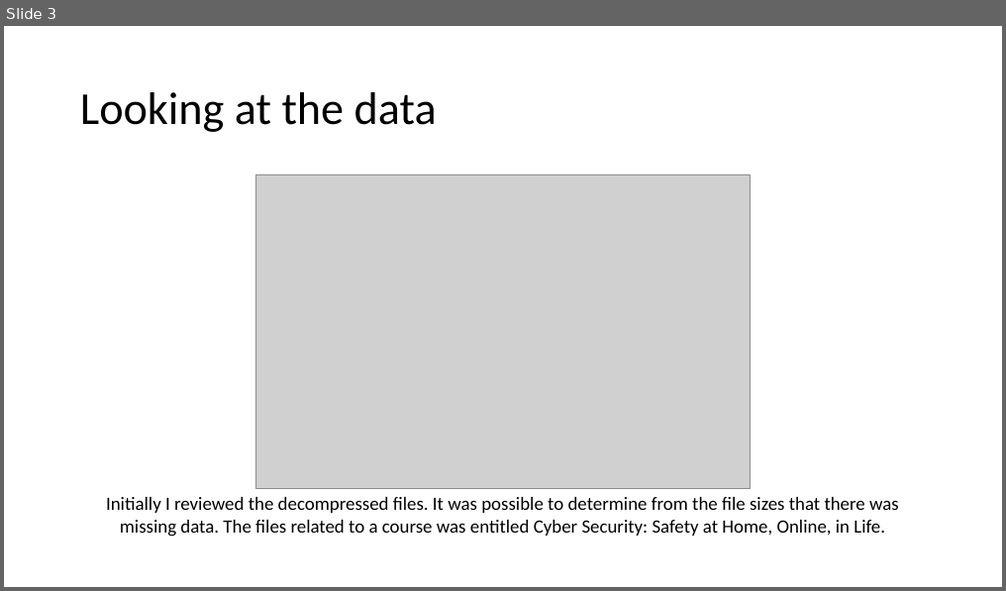
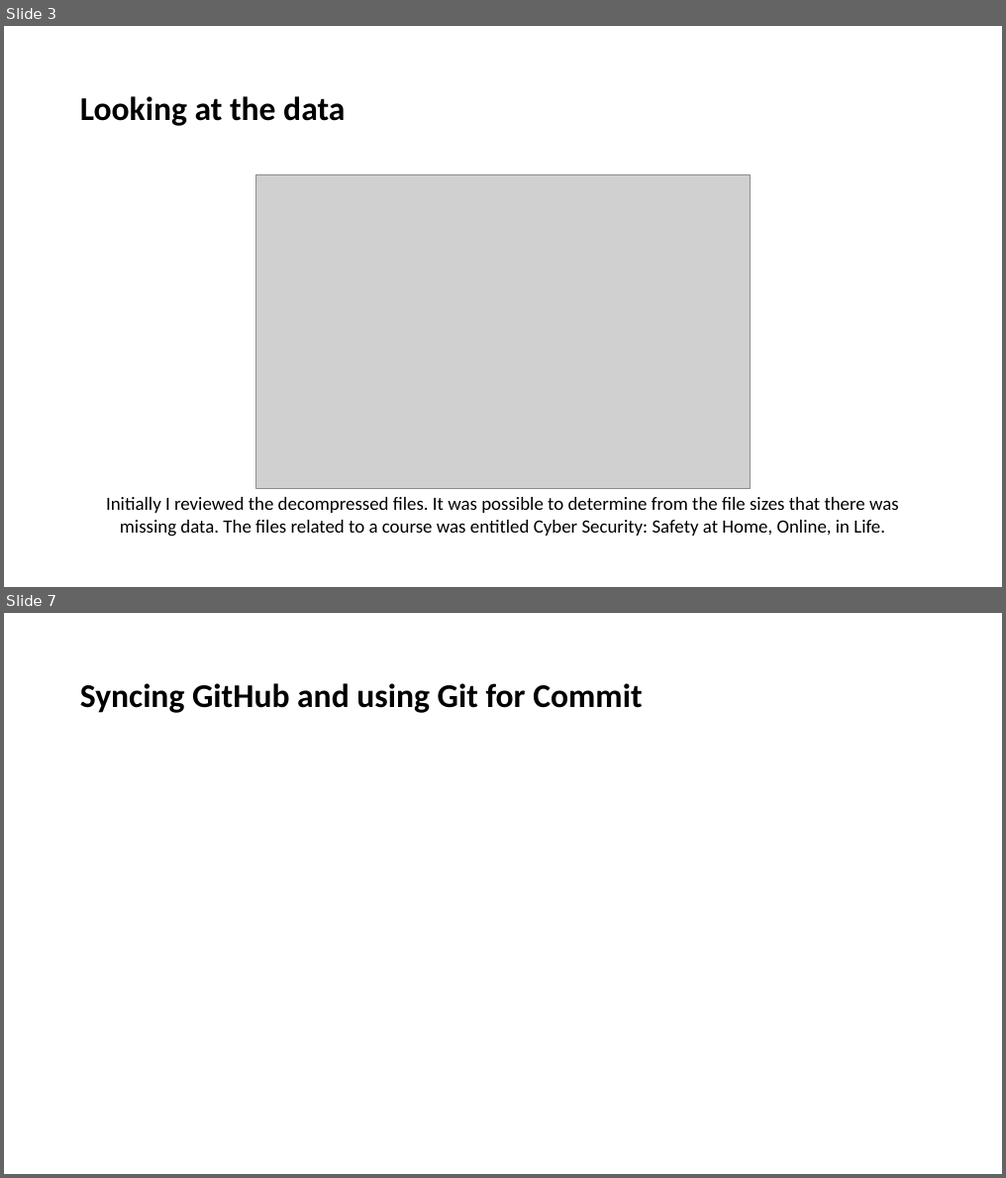
Before and after one commit to IssyMiddleton/CSC8631-Data-Management-Exploratory-Analysis, a slide deck: Exploratory_Analysis/reports/Overview-Presentation.pptx. Shown one above the other, each under a label of ours: slide 3 before the commit, slides 3 and 7 after it; the slides between them are not shown. The pictures are 1006x591 and 1006x1178 pixels, drawn with LibreOffice and Linux fonts; fonts in the diff are those of the drawing; grey boxes stand for pictures. Boxes give left, top, right and bottom in pixels: in the first picture for what was removed or moved away, otherwise in the second. Text is boxed around its words. In the diff, an @@ line names an element or a change of style, - is before the commit and + after.

```diff
--- a/Exploratory_Analysis/reports/Overview-Presentation.pptx
+++ b/Exploratory_Analysis/reports/Overview-Presentation.pptx
@@ slide 7 added at <box>4,613,1002,1174</box>, background #FFFFFF @@
@@ title added at <box>80,683,642,713</box>, 32 pt, text #000000, bold @@
+Syncing GitHub and using Git for Commit
@@ slide 3 changed as well @@
@@ title "Looking at the data" at <box>80,96,345,126</box>: size 44 to 32 pt, bold on @@
```
Also in this commit, not shown: 3 other slides changed, 4 other slides added, 7 other files.
